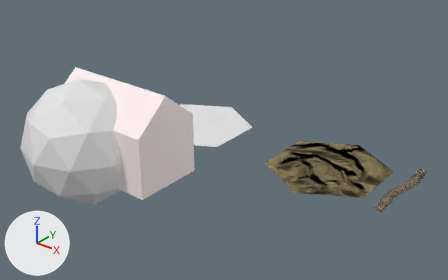
One commit to the Blender file ogre_resources/__design/village_basic.blend: the scene before it, then after it.
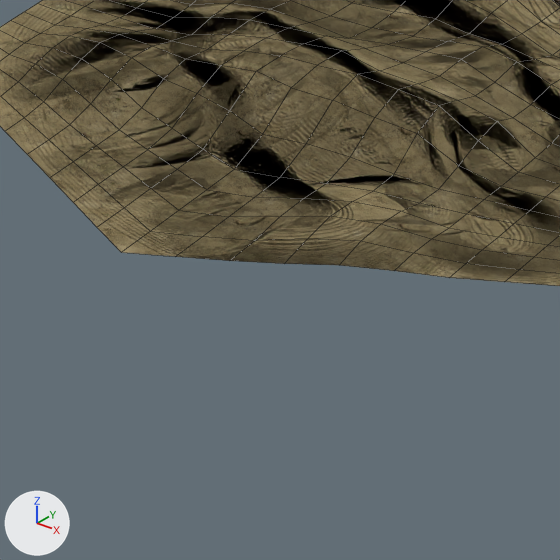
Old and new are each drawn whole from a camera (50 mm lens) standing at (6.79, -5.92, 4.7) and looking at (1.39, 0.83, 0.52) and again close up on the part from 61% to 81% of the width and 54% to 86% of the height. Arrows for +X, +Y and +Z are at lower left; the lights stay in place. The close-ups show mesh edges as thin lines.

Names of what the first close-up shows: 'desert'.
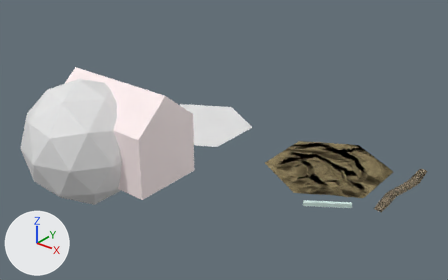
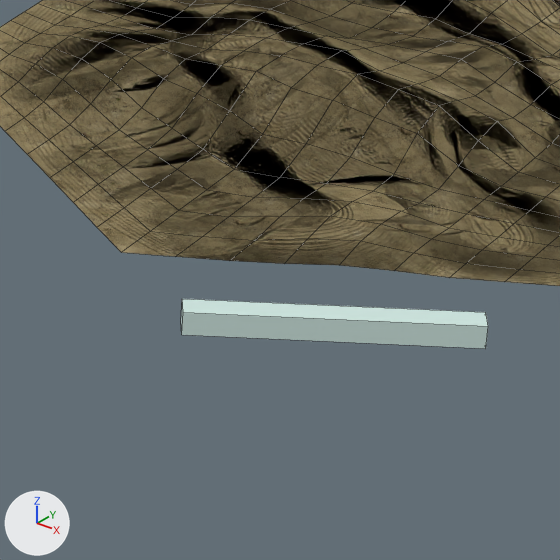
What the commit changed:
Material 'Roadmaterial' (mat_roadmaterial) is new.
Its base color is (0.635, 0.8, 0.754) (white #d1e7e1).
Mesh me_simpleroad is new.
It is a box spanning x -0.341..0.341, y -0.03..0.03, z 0.0..0.059.
It uses material mat_roadmaterial (white #d1e7e1).
Object 'simpleroad' (ob_simpleroad) is new; it shows me_simpleroad.
Its location is (3.223, 0.891, 0.003).
Its rotation in degrees is (0, 0, 34).

What differs and where, as boxes (x1, y1, x2, y2) in the close-ups (560 x 560 px):
'simpleroad', added
    after: (181, 299, 488, 349)
